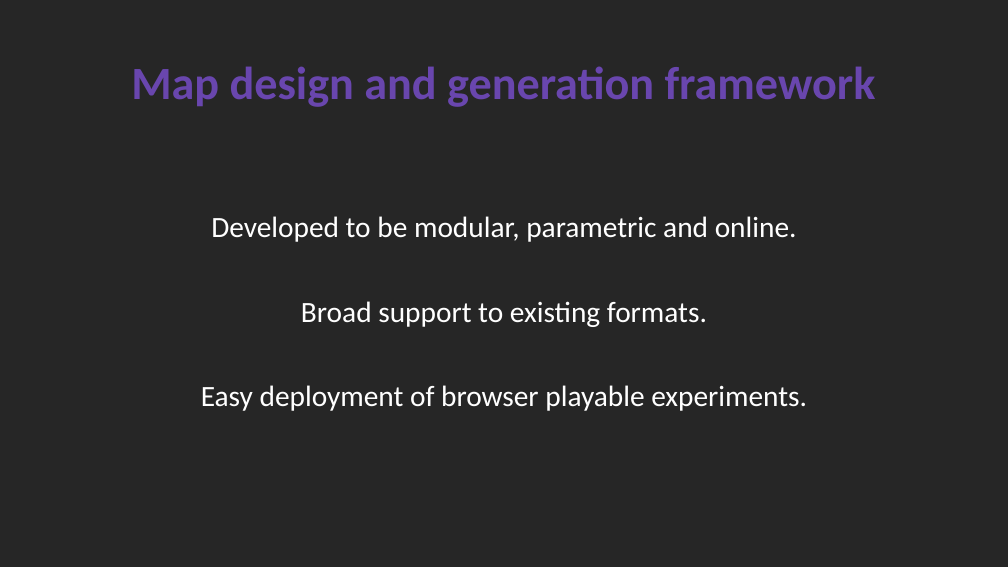
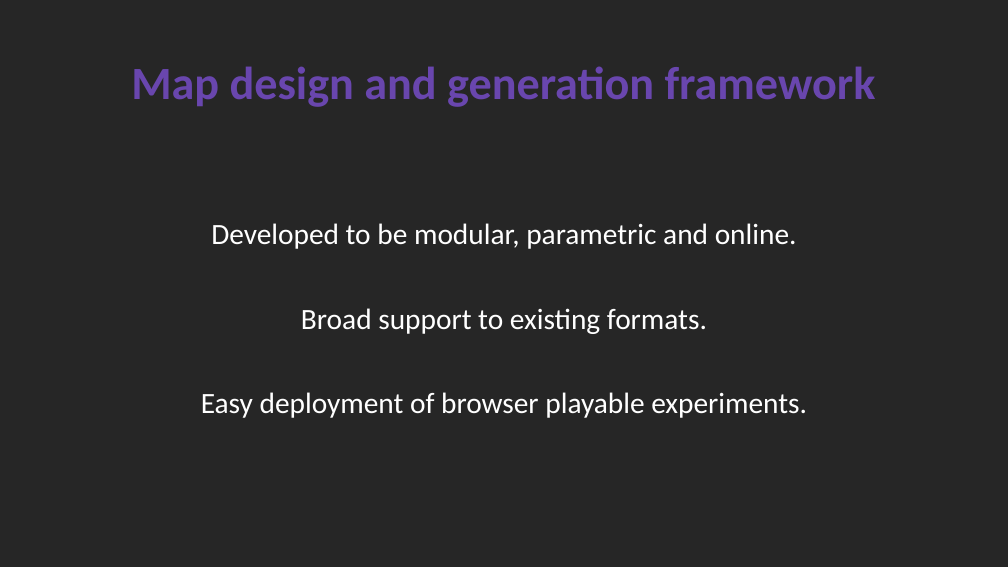
Before and after one commit to SimoDedo/ProjectArena, a slide deck: slide 5 of Presentation/An Online Framework for User-Based Analysis of Maps in First Person Shooters.pptx. Drawn at 1008x567 pixels with LibreOffice and Linux fonts; fonts in the diff are those of the drawing. Boxes give left, top, right and bottom in pixels: in the first picture for what was removed or moved away, otherwise in the second. Text is boxed around its words. In the diff, an @@ line names an element or a change of style, - is before the commit and + after.

```diff
--- a/Presentation/An Online Framework for User-Based Analysis of Maps in First Person Shooters.pptx
+++ b/Presentation/An Online Framework for User-Based Analysis of Maps in First Person Shooters.pptx
@@ text "Developed to be modular, parametric ..." moved from (x1=201, y1=216, x2=807, y2=411) to (x1=201, y1=223, x2=807, y2=418) @@
```
Also in this commit, not shown: 4 other slides changed, 8 slides added, 15 other files.
